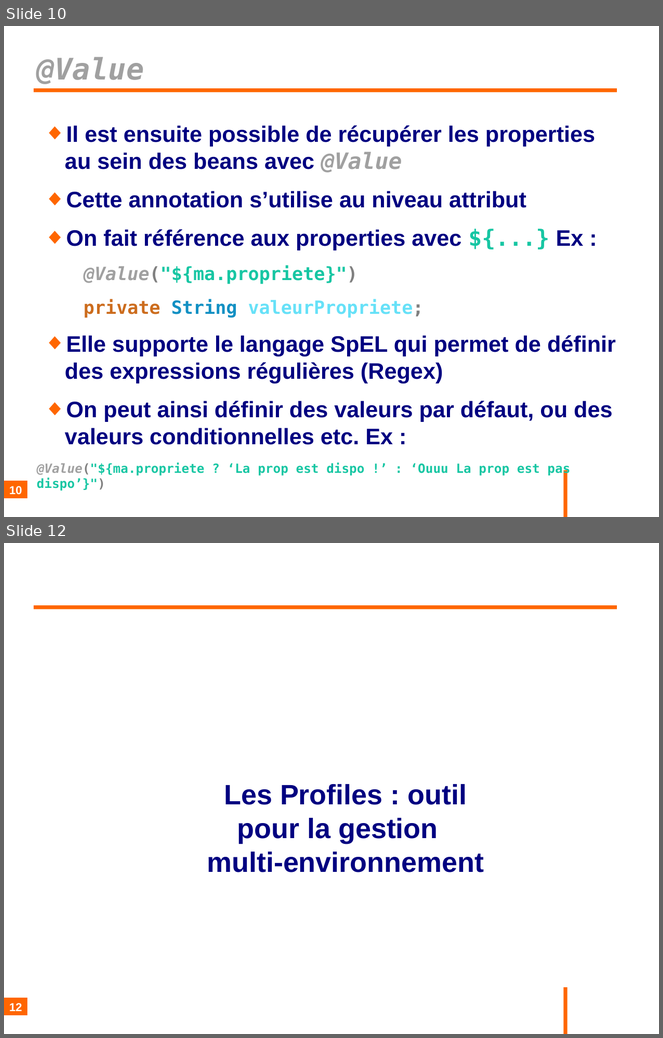
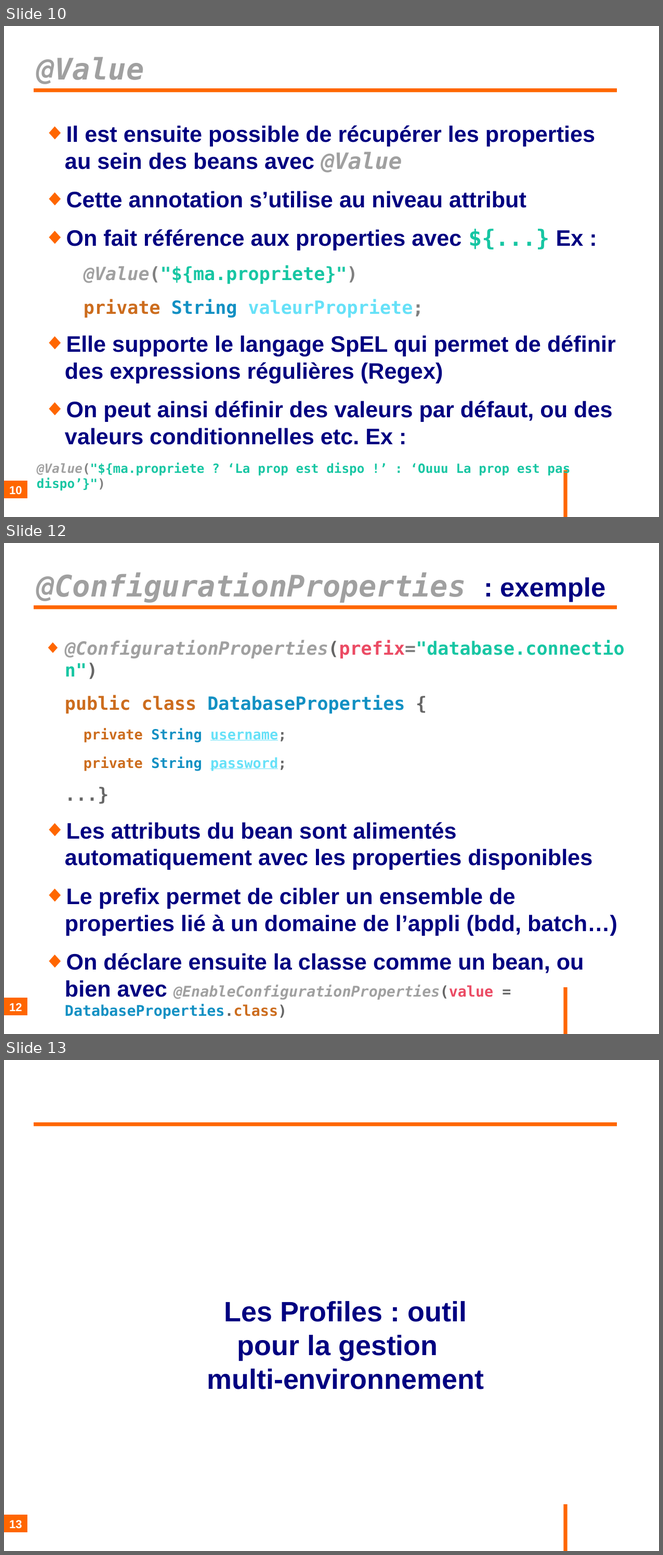
Before and after one commit to philphils/formation-spring, a slide deck: Documentation/diapo_formation_spring_property.odp. Shown one above the other, each under a label of ours: slides 10 and 12 before the commit, slides 10, 12 and 13 after it; the slides between them are not shown. The pictures are 663x1038 and 663x1555 pixels, drawn with LibreOffice and Linux fonts; fonts in the diff are those of the drawing; background and template pictures are left out. Boxes give left, top, right and bottom in pixels: in the first picture for what was removed or moved away, otherwise in the second. Text is boxed around its words. In the diff, an @@ line names an element or a change of style, - is before the commit and + after.

Commit message:
Ajout diapo @ConfigurationProperties

```diff
--- a/Documentation/diapo_formation_spring_property.odp
+++ b/Documentation/diapo_formation_spring_property.odp
@@ slide 12 added at (x1=4, y1=543, x2=659, y2=1034), background #FFFFFF; not listed: 1 template element that a slide beside it also shows @@
@@ title added at (x1=37, y1=573, x2=606, y2=603), 36 pt, text #A0A0A0, bold, italic @@
+@ConfigurationProperties : exemple
@@ line added from (34, 607) to (618, 607), #FF6600 4.54 pt @@
@@ text added at (x1=65, y1=640, x2=625, y2=1019), 27.2 pt, text #000080, bold @@
+◆ @ConfigurationProperties(prefix="database.connection")
+public class DatabaseProperties {
+private String username;
+private String password;
+...}
+◆ Les attributs du bean sont alimentés automatiquement avec les properties disponibles
+◆ Le prefix permet de cibler un ensemble de properties lié à un domaine de l’appli (bdd, batch…)
+◆ On déclare ensuite la classe comme un bean, ou bien avec @EnableConfigurationProperties(value = DatabaseProperties.class)
@@ page number added at (x1=4, y1=999, x2=27, y2=1016), fill #FF6600, 14 pt, text #FFFFFF, bold @@
+12
@@ what was slide 12 is now slide 13 @@
@@ page number at (x1=9, y1=1520, x2=22, y2=1529): text changed @@
-12
+13
```
Also in this commit, not shown: 1 slide changed.
